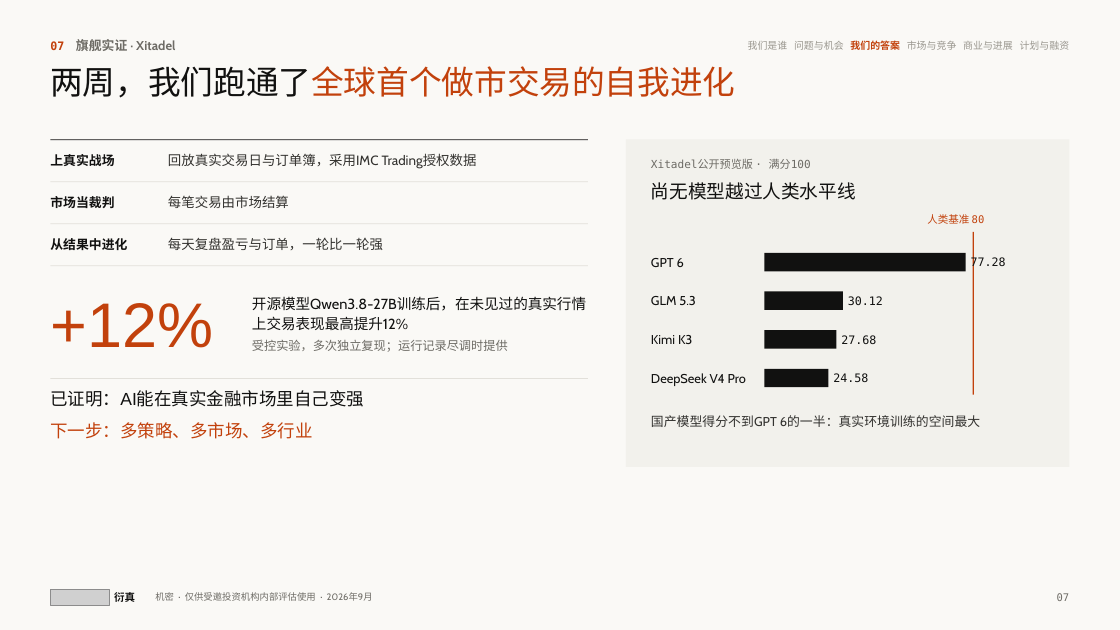
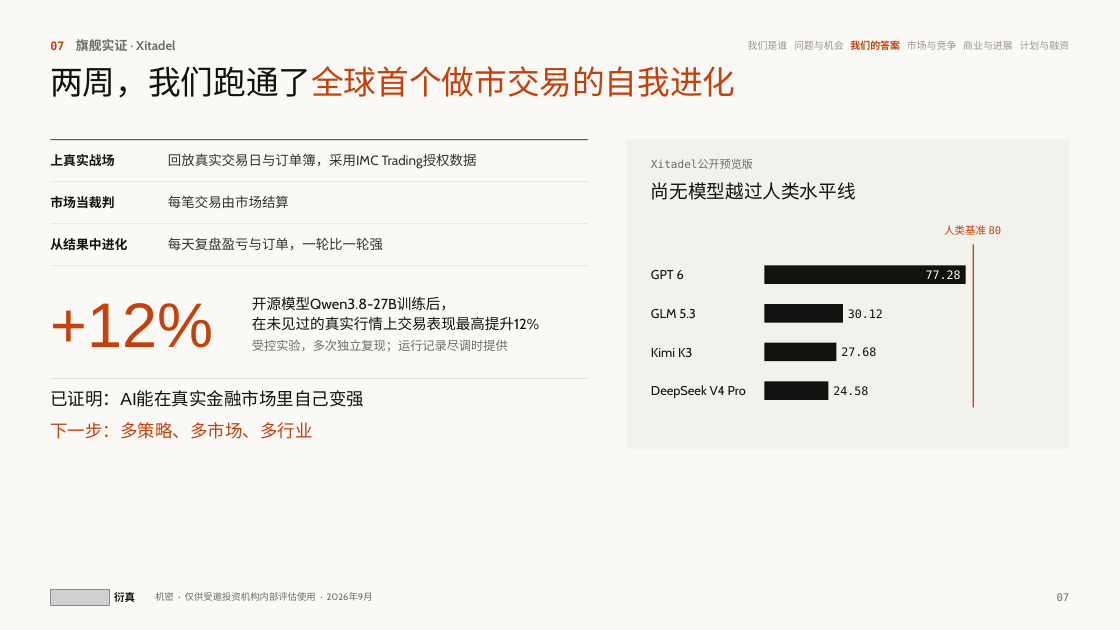
Before and after one commit to wangchen0802/Delta1, a slide deck: slide 7 of SimReal-BP-v26.pptx. Drawn at 1120x630 pixels with LibreOffice and Linux fonts; fonts in the diff are those of the drawing; grey boxes stand for pictures. Boxes give left, top, right and bottom in pixels: in the first picture for what was removed or moved away, otherwise in the second. Text is boxed around its words. In the diff, an @@ line names an element or a change of style, - is before the commit and + after.

```diff
--- a/SimReal-BP-v26.pptx
+++ b/SimReal-BP-v26.pptx
@@ rectangle: place and size @@
-rectangle at [626,139,1070,467]
+rectangle at [626,139,1070,449]
@@ text at [651,160,753,169]: text changed @@
-Xitadel公开预览版 · 满分100
+Xitadel公开预览版
@@ text "人类基准 80": place and size @@
-text "人类基准 80" at [927,214,985,224]
+text "人类基准 80" at [944,225,1002,235]
@@ text "77.28": place and size @@
-text "77.28" at [971,257,1006,270]
+text "77.28" at [926,270,961,279]
@@ text "77.28" at [926,270,961,279]: text colour #111110 to #FAF9F6; alignment left to right @@
@@ 4 texts, 3 rectangles: place and size @@
-4 texts, 3 rectangles at [651,232,974,395]
+4 texts, 3 rectangles at [651,245,974,408]
@@ text at [252,296,539,331]: spaces changed @@
-开源模型Qwen3.8-27B训练后，在未见过的真实行情上交易表现最高提升12%
+开源模型Qwen3.8-27B训练后，
+在未见过的真实行情上交易表现最高提升12%
@@ 3 texts, 2 rectangles: place and size @@
-3 texts, 2 rectangles at [651,258,868,387]
+3 texts, 2 rectangles at [651,270,868,400]
@@ text removed at [651,415,980,427] @@
-国产模型得分不到GPT 6的一半：真实环境训练的空间最大
```
Also in this commit, not shown: 15 other slides changed, 3 other files.
